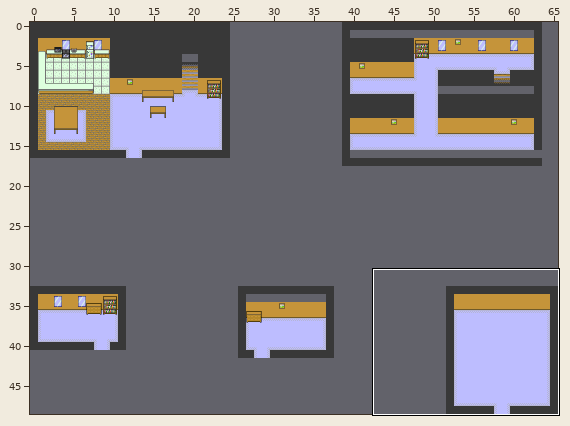
Two versions of a level (Tiled map, Assets/Graphics/Maps/Gray Box/ShakerHouseGrayBox.tmx). The picture above shows the old version from afar; the outline marks the close-up.
Close-up. Before the edit:
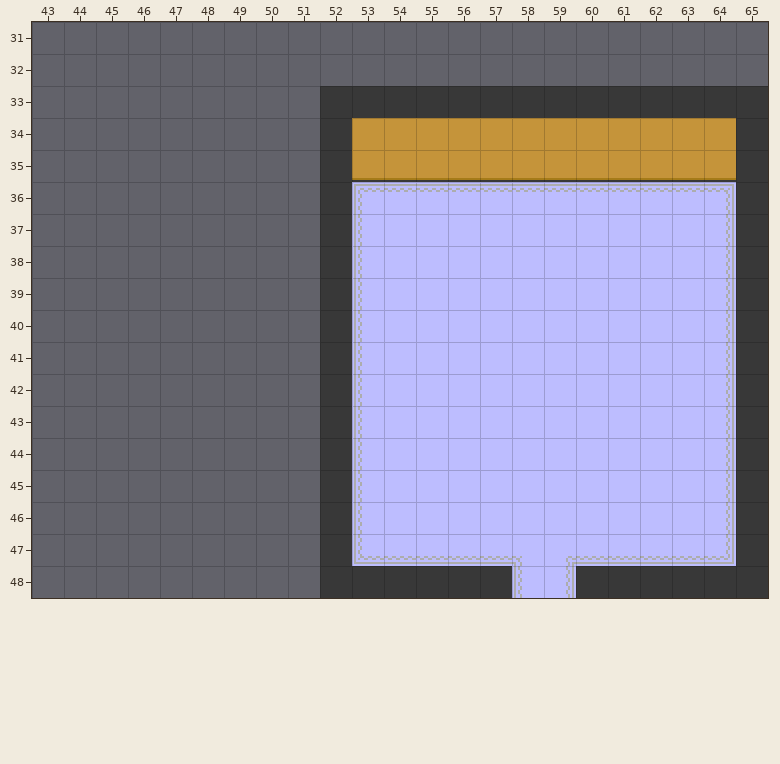
Cells are 16x16 px. Shown: x 43..65, y 31..48.
Now the later version:
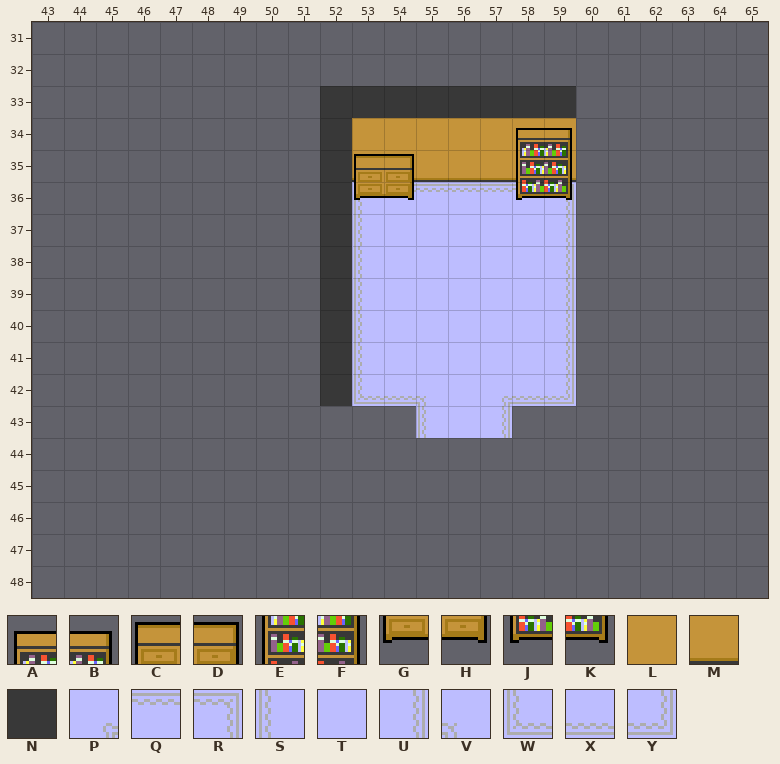
Key: from "Furniture": A 37, B 38, C 40, D 41, E 45, F 46, G 48, H 49, J 53, K 54; from "Office": L 0, M 10, N 29, P 49, Q 57, R 58, S 66, T 67, U 68, V 69, W 76, X 77, Y 78.
_ is an empty cell, . an unchanged one.
From old to new:
--- layer "Graphics/Background"
@@ x 52..65 @@
-33 ........NNNNNN
-34 ........LLLLLN
-35 ........MMMMMN
-36 .......QQQQQRN
-37 .......TTTTTUN
-38 .......TTTTTUN
-39 .......TTTTTUN
-40 .......TTTTTUN
-41 .......TTTTTUN
-42 .STT.TTTTTTTUN
-43 NSTT.TTTTTTTUN
-44 NSTTTTTTTTTTUN
-45 NSTTTTTTTTTTUN
-46 NSTTTTTTTTTTUN
-47 NWXXXXVPXXXXYN
-48 NNNNNNSUNNNNNN
+33 ........______
+34 ........______
+35 ........______
+36 .......R______
+37 .......U______
+38 .......U______
+39 .......U______
+40 .......U______
+41 .......U______
+42 .WXV.PXY______
+43 ___S.U________
+44 ______________
+45 ______________
+46 ______________
+47 ______________
+48 ______________
--- layer "Graphics/BG Deco"
@@ x 53..59 @@
-34 .....__
-35 __...__
-36 __...__
+34 .....AB
+35 CD...EF
+36 GH...JK
Pixel boxes of the changes (left, top, right, bottom) in both close-ups:
changed: (320, 86, 768, 598)
